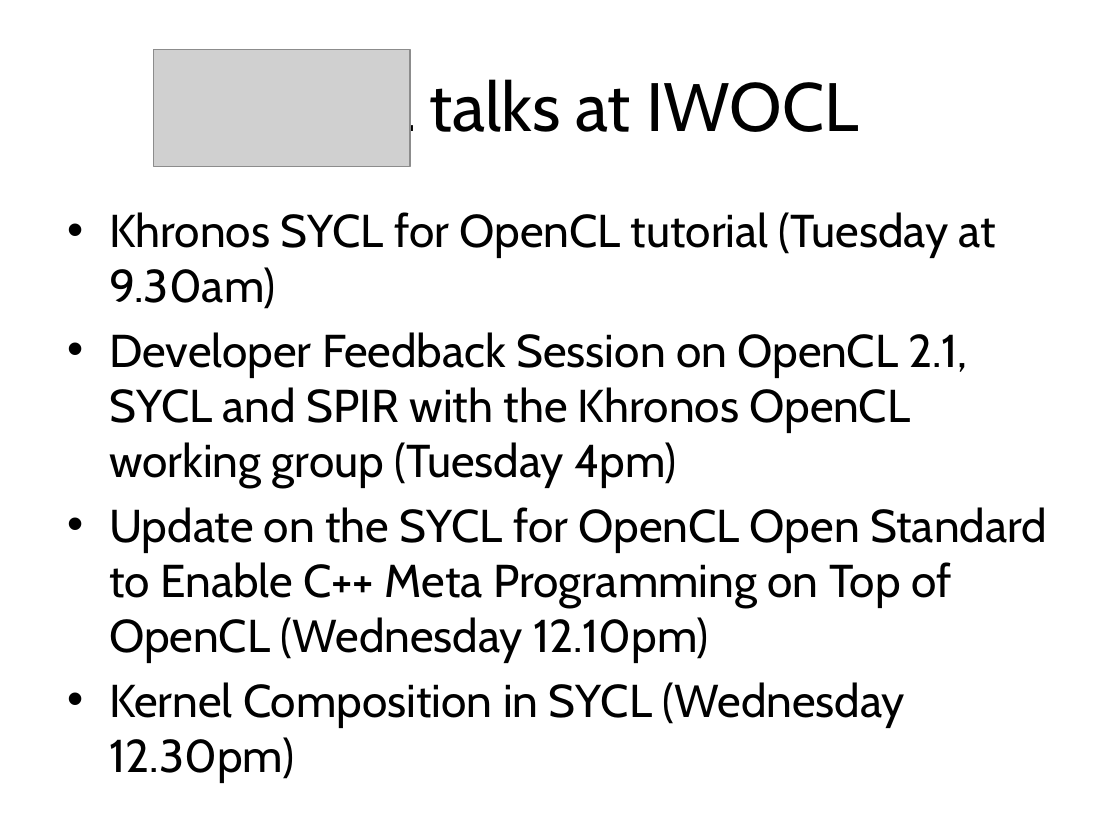
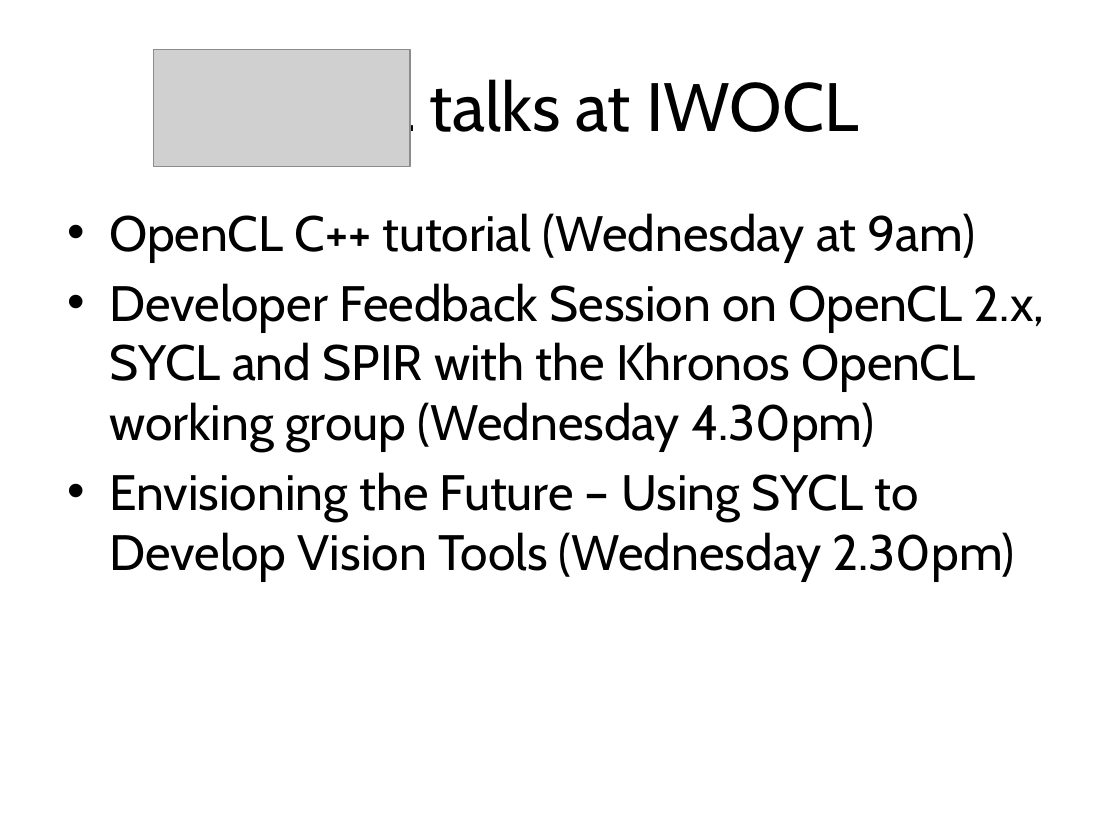
Before and after one commit to UoB-HPC/opencl-training-code, a slide deck: slide 8 of slides/advanced_outro.pptx. Drawn at 1120x840 pixels with LibreOffice and Linux fonts; fonts in the diff are those of the drawing; grey boxes stand for pictures. Boxes give left, top, right and bottom in pixels: in the first picture for what was removed or moved away, otherwise in the second. Text is boxed around its words. In the diff, an @@ line names an element or a change of style, - is before the commit and + after.

Commit message:
Updated outro for IWOCL 2016
Updated to OpenCL 2.1, SPIR-V, other relevant updates.

```diff
--- a/slides/advanced_outro.pptx
+++ b/slides/advanced_outro.pptx
@@ text at box(109, 213, 1045, 580): text changed; size 29.6 to 32 pt @@
-• Khronos SYCL for OpenCL tutorial (Tuesday at 9.30am)
-• Developer Feedback Session on OpenCL 2.1, SYCL and SPIR with the Khronos OpenCL working group (Tuesday 4pm)
-• Update on the SYCL for OpenCL Open Standard to Enable C++ Meta Programming on Top of OpenCL (Wednesday 12.10pm)
-• Kernel Composition in SYCL (Wednesday 12.30pm)
+• OpenCL C++ tutorial (Wednesday at 9am)
+• Developer Feedback Session on OpenCL 2.x, SYCL and SPIR with the Khronos OpenCL working group (Wednesday 4.30pm)
+• Envisioning the Future – Using SYCL to Develop Vision Tools (Wednesday 2.30pm)
```
Also in this commit, not shown: 8 other slides changed, 1 slide added, 1 slide removed.
